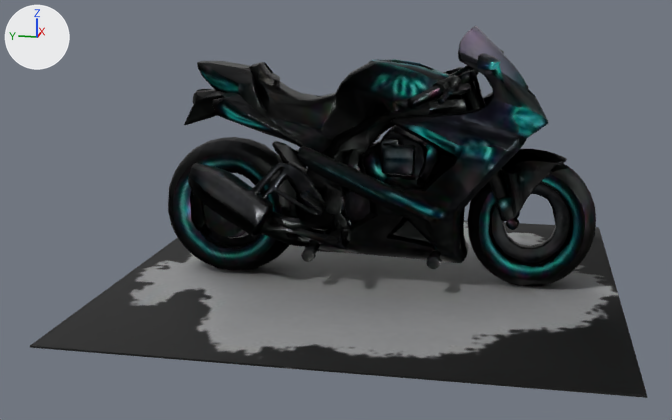
Two versions of the glTF model worlds/oakridge-patrol/props/cycle.glb, one commit apart.
Before and after are seen from a camera (50 mm lens) standing at (-1.851, -0.298, 0.335) and looking at (-0.04, 0.064, -0.117). The axes (+X, +Y, +Z) are drawn at upper left. The lights are the same throughout. The older version comes first. Vertices at exactly the same position are counted once.

Names of what the first picture shows: 'geometry_0'.
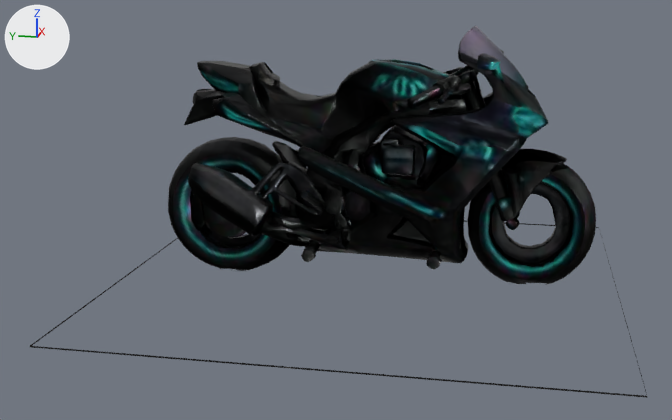
Changed parts and their boxes [x1, y1, x2, y2] in the pictures (672 x 420 px):
part 1 of me_geometry_0, deleted: before [30, 220, 646, 398]

The edits, one by one:
me_geometry_0 is used by ob_geometry_0; location (0.0, 0.0, 0.0).
me_geometry_0 had 17309 vertices, 29799 faces and spanned x -0.501..0.501, y -0.502..0.501, z -0.268..0.252.
me_geometry_0 now has 17071 vertices, 29164 faces and spans x -0.501..0.501, y -0.502..0.501, z -0.267..0.252.
me_geometry_0 part 1: 238 vertices removed from x -0.5..0.5, y -0.5..0.5, z -0.268..-0.255.
